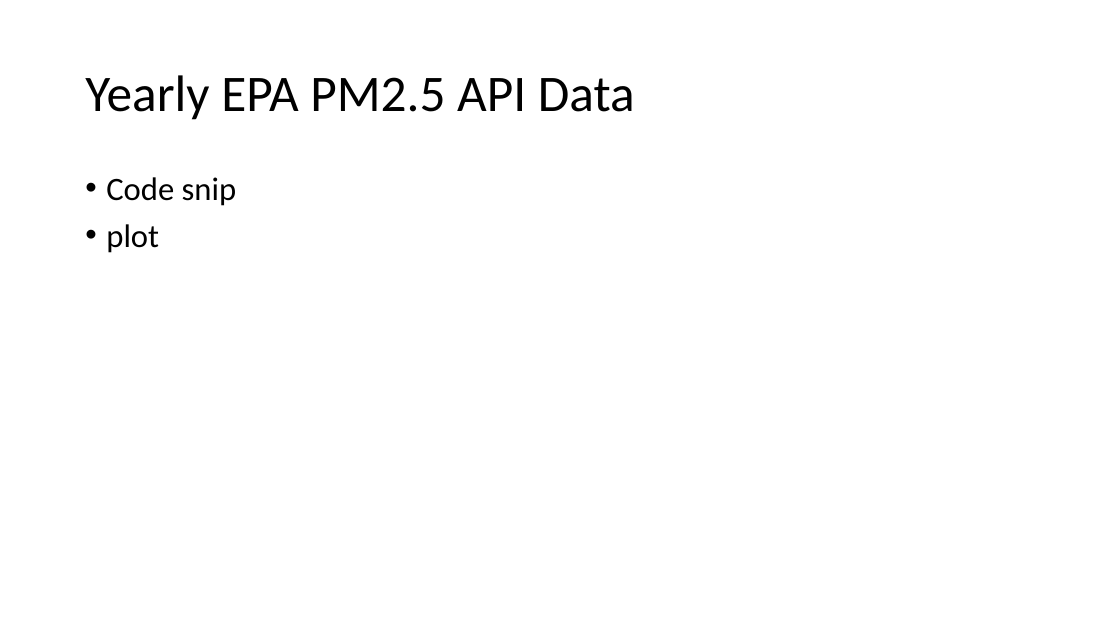
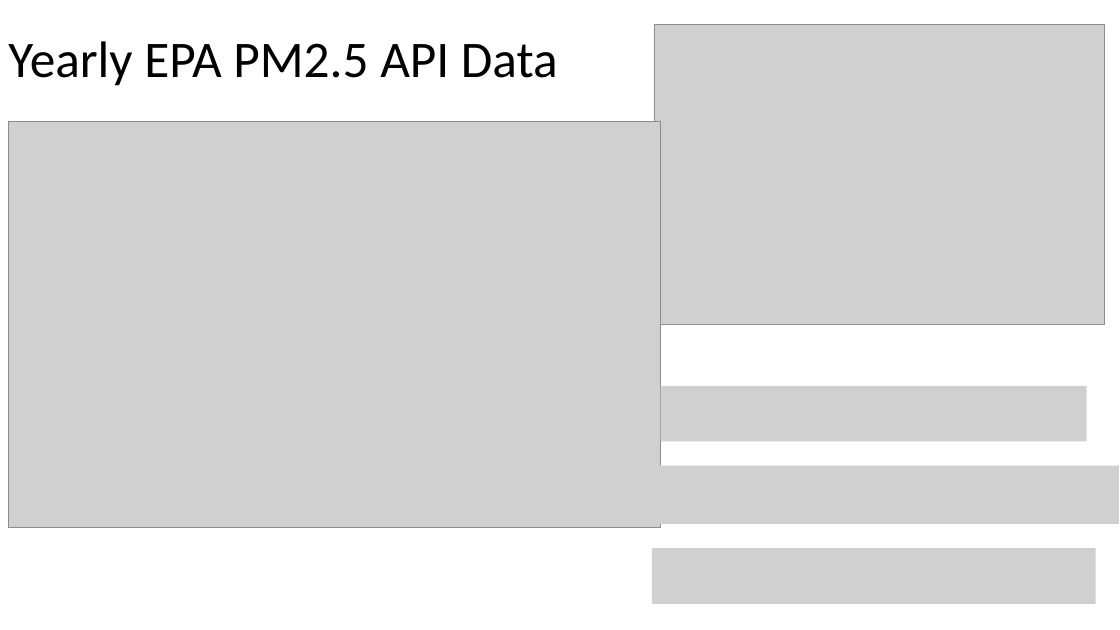
Before and after one commit to abbylemon/fake-news, a slide deck: slide 2 of project-presentaion.pptx. Drawn at 1120x630 pixels with LibreOffice and Linux fonts; fonts in the diff are those of the drawing; grey boxes stand for pictures. Boxes give left, top, right and bottom in pixels: in the first picture for what was removed or moved away, otherwise in the second. Text is boxed around its words. In the diff, an @@ line names an element or a change of style, - is before the commit and + after.

```diff
--- a/project-presentaion.pptx
+++ b/project-presentaion.pptx
@@ title "Yearly EPA PM2.5 API Data": place and size @@
-title "Yearly EPA PM2.5 API Data" at [85,75,635,120]
+title "Yearly EPA PM2.5 API Data" at [8,41,558,86]
@@ picture added at [655,24,1106,324] @@
@@ picture added at [8,122,661,528] @@
@@ text removed at [106,177,237,253] @@
-• Code snip
-• plot
@@ picture added at [661,386,1087,441] @@
@@ picture added at [623,465,1119,523] @@
@@ picture added at [652,548,1096,604] @@
```
Also in this commit, not shown: 3 slides added, 1 slide removed.
